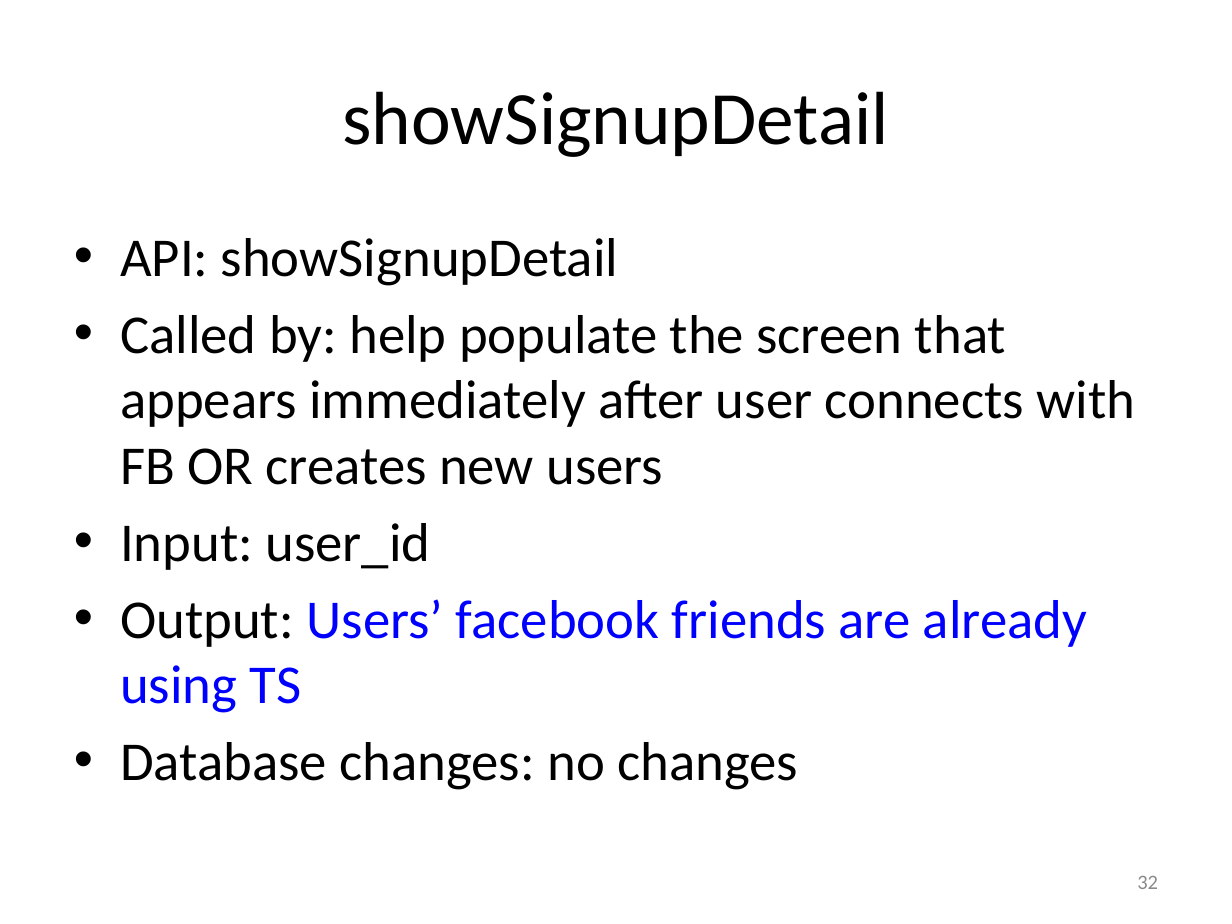
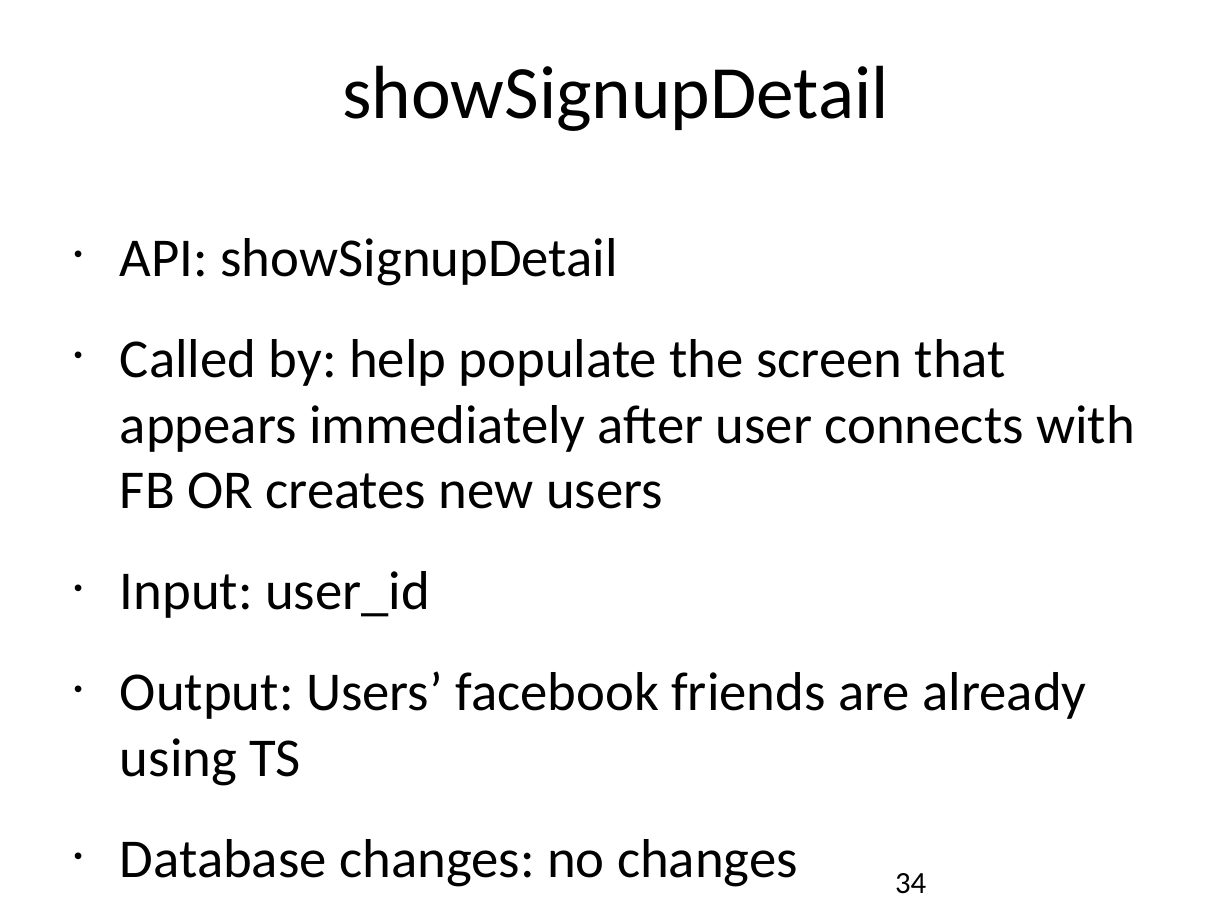
Before and after one commit to catalonia/mob, a slide deck: slide 34 of ws/WS Design Docs/API_Listing.pptx (slide 32 before the commit). Drawn at 1232x924 pixels with LibreOffice and Linux fonts; fonts in the diff are those of the drawing. Boxes give left, top, right and bottom in pixels: in the first picture for what was removed or moved away, otherwise in the second. Text is boxed around its words. In the diff, an @@ line names an element or a change of style, - is before the commit and + after.

Commit message:
API_Listing document update
Responded to Loc's question on which 3 restaurants to show on My
Profile Home screen.

```diff
--- a/ws/WS Design Docs/API_Listing.pptx
+++ b/ws/WS Design Docs/API_Listing.pptx
@@ title "showSignupDetail" at [342, 65, 888, 131]: vertical alignment middle to top @@
@@ text "API: showSignupDetail" at [120, 238, 1135, 887]: text colour #0000FF to #000000 in "Users’ facebook friends are already using TS"; indent changed; more space between paragraphs @@
@@ page number at [895, 873, 926, 894]: vertical alignment middle to top @@
@@ page number at [895, 873, 926, 894]: text changed; size 12 to 18 pt; text colour #8C8C8C to #000000 @@
-32
+34
```
Also in this commit, not shown: 36 other slides changed, 4 slides added.
